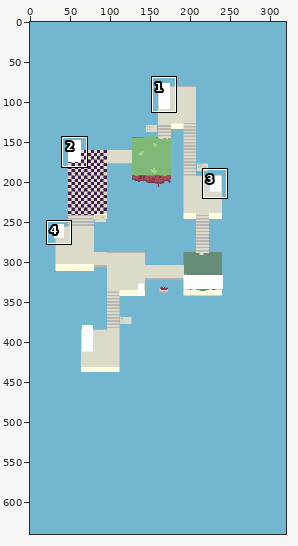
A pixel-art file gets an edit: art/islands.aseprite. The picture above shows the old version from afar; the outline marks the close-up.
Close-up. Before the commit:
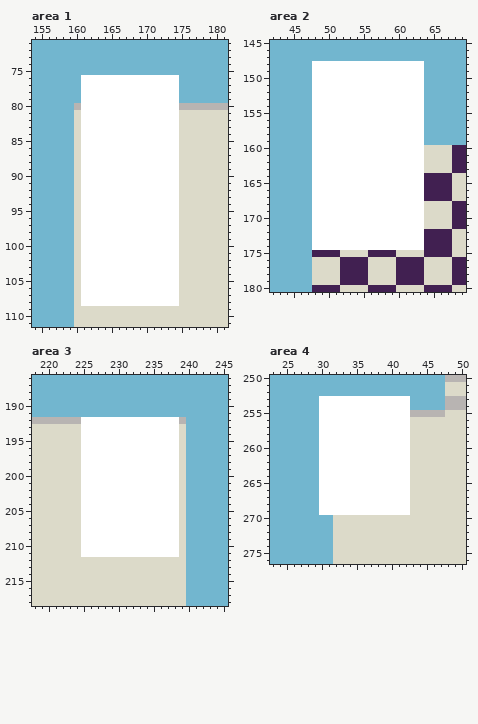
320x640 pixels, 1 frame. Shown: area 1: x 154..181, y 71..111; area 2: x 42..69, y 145..180; area 3: x 218..245, y 186..218; area 4: x 23..50, y 250..276. The commit also changed other parts of the picture, which this record leaves out.
After the commit:
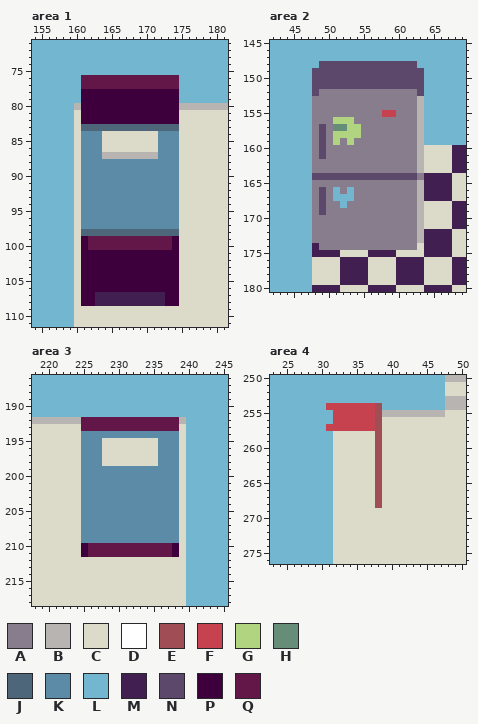
Palette (. is transparent): A #887d8d  B #b8b4b2  C #dcdac9  D #ffffff  E #a14d55  F #c7424f  G #b1d480  H #658d78  J #4e6679  K #5c8ba8  L #72b6cf  M #412051  N #5c486a  P #3d003d  Q #621748
Difference:
layer "Group 1/Layer 9" now hidden
Area 1:
y 76..77: x 161..174 DDDDDDDDDDDDDD -> QQQQQQQQQQQQQQ
y 78..82: x 161..174 DDDDDDDDDDDDDD -> PPPPPPPPPPPPPP
y 83: x 161..174 DDDDDDDDDDDDDD -> JJJJJJJJJJJJJJ
y 84..86: x 161..174 DDDDDDDDDDDDDD -> KKKCCCCCCCCKKK
y 87: x 161..174 DDDDDDDDDDDDDD -> KKKBBBBBBBBKKK
y 88..97: x 161..174 DDDDDDDDDDDDDD -> KKKKKKKKKKKKKK
y 98: x 161..174 DDDDDDDDDDDDDD -> JJJJJJJJJJJJJJ
y 99..100: x 161..174 DDDDDDDDDDDDDD -> PQQQQQQQQQQQQP
y 101..106: x 161..174 DDDDDDDDDDDDDD -> PPPPPPPPPPPPPP
y 107..108: x 161..174 DDDDDDDDDDDDDD -> PPMMMMMMMMMMPP
Area 2:
y 148: x 48..63 DDDDDDDDDDDDDDDD -> LNNNNNNNNNNNNNNL
y 149..151: x 48..63 DDDDDDDDDDDDDDDD -> NNNNNNNNNNNNNNNN
y 152: x 48..63 DDDDDDDDDDDDDDDD -> NAAAAAAAAAAAAAAN
y 153..154: x 48..63 DDDDDDDDDDDDDDDD -> AAAAAAAAAAAAAAAB
y 155: x 48..63 DDDDDDDDDDDDDDDD -> AAAAAAAAAAFFAAAB
y 156: x 48..63 DDDDDDDDDDDDDDDD -> AAAGGGAAAAAAAAAB
y 157: x 48..63 DDDDDDDDDDDDDDDD -> ANAHHGGAAAAAAAAB
y 158: x 48..63 DDDDDDDDDDDDDDDD -> ANAGGGGAAAAAAAAB
y 159: x 48..63 DDDDDDDDDDDDDDDD -> ANAGAGAAAAAAAAAB
y 160..161: x 48..63 DDDDDDDDDDDDDDDD -> ANAAAAAAAAAAAAAB
y 162..163: x 48..63 DDDDDDDDDDDDDDDD -> AAAAAAAAAAAAAAAB
y 164: x 48..63 DDDDDDDDDDDDDDDD -> NNNNNNNNNNNNNNNA
y 165: x 48..63 DDDDDDDDDDDDDDDD -> AAAAAAAAAAAAAAAB
y 166: x 48..63 DDDDDDDDDDDDDDDD -> ANALALAAAAAAAAAB
y 167: x 48..63 DDDDDDDDDDDDDDDD -> ANALLLAAAAAAAAAB
y 168: x 48..63 DDDDDDDDDDDDDDDD -> ANAALAAAAAAAAAAB
y 169: x 48..63 DDDDDDDDDDDDDDDD -> ANAAAAAAAAAAAAAB
y 170..173: x 48..63 DDDDDDDDDDDDDDDD -> AAAAAAAAAAAAAAAB
y 174: x 48..63 DDDDDDDDDDDDDDDD -> MAAAAAAAAAAAAAAC
Area 3:
y 192..193: x 225..238 DDDDDDDDDDDDDD -> QQQQQQQQQQQQQQ
y 194: x 225..238 DDDDDDDDDDDDDD -> KKKKKKKKKKKKKK
y 195..198: x 225..238 DDDDDDDDDDDDDD -> KKKCCCCCCCCKKK
y 199..209: x 225..238 DDDDDDDDDDDDDD -> KKKKKKKKKKKKKK
y 210..211: x 225..238 DDDDDDDDDDDDDD -> PQQQQQQQQQQQQP
Area 4:
y 253: x 30..42 DDDDDDDDDDDDD -> LLLLLLLLLLLLL
y 254: x 30..42 DDDDDDDDDDDDD -> LFFFFFFFELLLL
y 255: x 30..42 DDDDDDDDDDDDD -> LLFFFFFFEBBBB
y 256: x 30..42 DDDDDDDDDDDDD -> LLFFFFFFECCCC
y 257: x 30..42 DDDDDDDDDDDDD -> LFFFFFFFECCCC
y 258..268: x 30..42 DDDDDDDDDDDDD -> LLCCCCCCECCCC
y 269: x 30..42 DDDDDDDDDDDDD -> LLCCCCCCCCCCC
Changed places in both close-ups, as pixel boxes (x1, y1, x2, y2):
changed: (81, 75, 179, 306)
changed: (312, 61, 424, 250)
changed: (81, 417, 179, 557)
changed: (319, 396, 410, 515)
